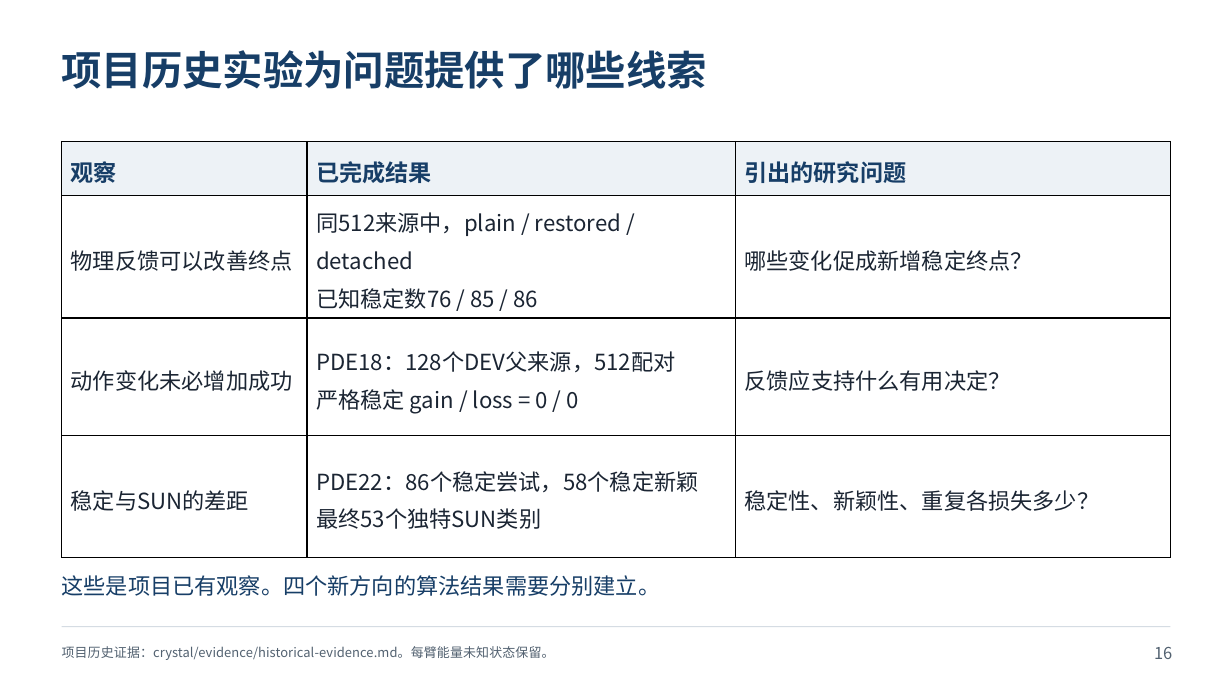
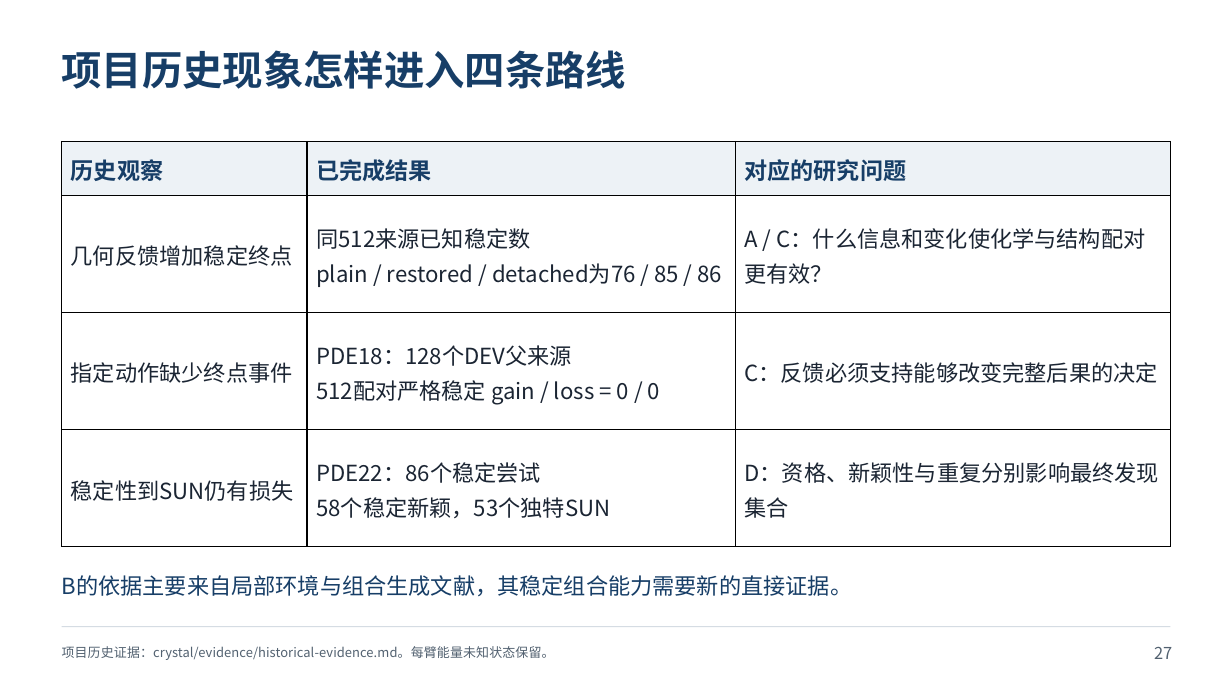
Before and after one commit to YWDDLiang/Research, a slide deck: slide 27 of crystal/evolution/presentation/crystal-generation-research-review.pptx (slide 16 before the commit). Drawn at 1232x693 pixels with LibreOffice and Linux fonts; fonts in the diff are those of the drawing. Boxes give left, top, right and bottom in pixels: in the first picture for what was removed or moved away, otherwise in the second. Text is boxed around its words. In the diff, an @@ line names an element or a change of style, - is before the commit and + after.

```diff
--- a/crystal/evolution/presentation/crystal-generation-research-review.pptx
+++ b/crystal/evolution/presentation/crystal-generation-research-review.pptx
@@ text at [62, 50, 627, 89]: text changed @@
-项目历史实验为问题提供了哪些线索
+项目历史现象怎样进入四条路线
@@ table at [62, 141, 1172, 547] @@
-row 1, column 1: 观察
+row 1, column 1: 历史观察
-row 1, column 3: 引出的研究问题
+row 1, column 3: 对应的研究问题
-row 2: 物理反馈可以改善终点 | 同512来源中，plain / restored / detached / 已知稳定数76 / 85 / 86 | 哪些变化促成新增稳定终点？
+row 2: 几何反馈增加稳定终点 | 同512来源已知稳定数 / plain / restored / detached为76 / 85 / 86 | A / C：什么信息和变化使化学与结构配对更有效？
-row 3: 动作变化未必增加成功 | PDE18：128个DEV父来源，512配对 / 严格稳定 gain / loss = 0 / 0 | 反馈应支持什么有用决定？
+row 3: 指定动作缺少终点事件 | PDE18：128个DEV父来源 / 512配对严格稳定 gain / loss = 0 / 0 | C：反馈必须支持能够改变完整后果的决定
-row 4: 稳定与SUN的差距 | PDE22：86个稳定尝试，58个稳定新颖 / 最终53个独特SUN类别 | 稳定性、新颖性、重复各损失多少？
+row 4: 稳定性到SUN仍有损失 | PDE22：86个稳定尝试 / 58个稳定新颖，53个独特SUN | D：资格、新颖性与重复分别影响最终发现集合
@@ line spacing 1.18 to 1.08 @@
@@ text at [62, 575, 853, 596]: text changed @@
-这些是项目已有观察。四个新方向的算法结果需要分别建立。
+B的依据主要来自局部环境与组合生成文献，其稳定组合能力需要新的直接证据。
@@ text at [1154, 647, 1172, 659]: text changed @@
-16
+27
```
Also in this commit, not shown: 13 other slides changed, 16 slides added, 14 slides removed, 5 other files.
